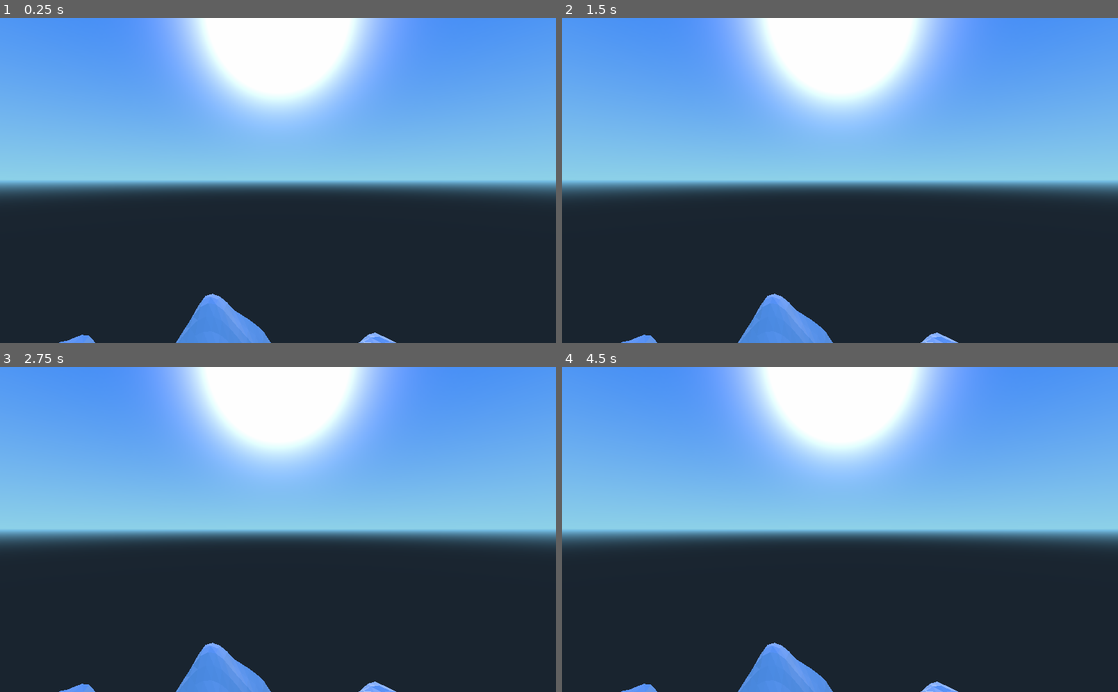
Above: before the commit, frames 1-4 (two rows, left to right).
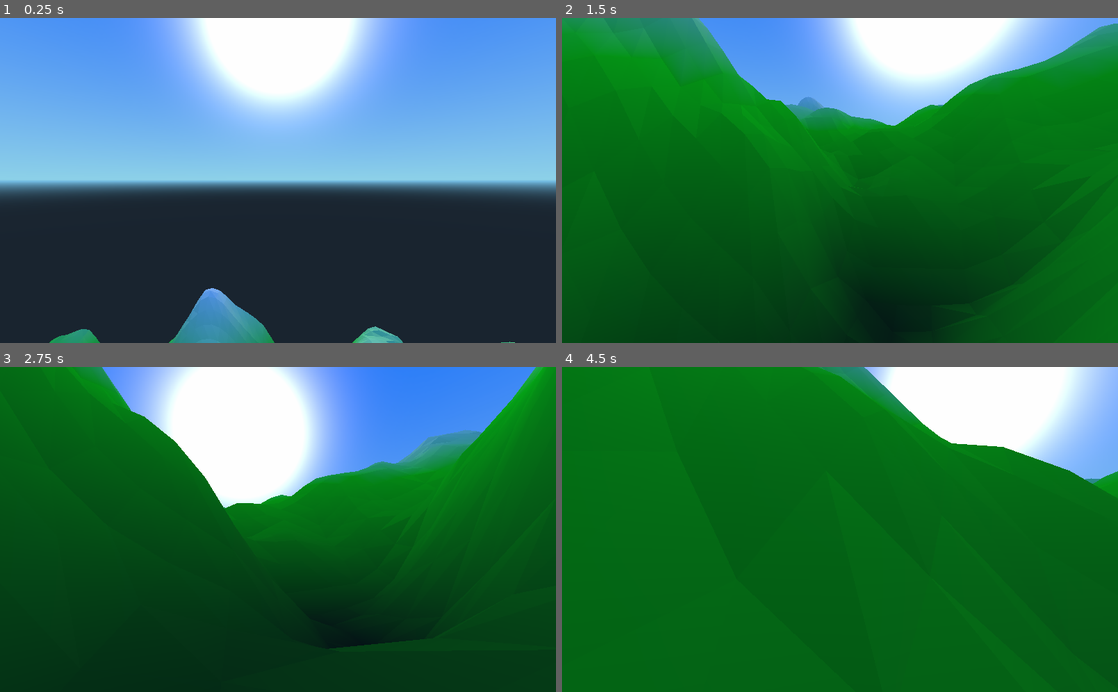
Above: after the commit, the same moments.

Repository: MichaelReel/Mesh_Collider
Game: Godot game, scene res://Root.tscn
The game is run twice, just before and just after one commit, with the same random seed, the same clock (stepped at 60 frames per second) and the same inputs.
Inputs (mouse positions are in pixels of both pictures, inside the frame that each line leads up to):
- Up to frame 1 (0.25 s): no input
- Up to frame 2 (1.5 s): move the mouse to (962, 164) at 0.52 s; hold D (right) 0.53-1.28 s; move the mouse to (728, 196) at 1.27 s; hold X (down) from 1.28 s (still down)
- Up to frame 3 (2.75 s): tap Enter at 2 s; move the mouse to (333, 458) at 2.02 s; release X (down) at 2.03 s; hold D (right) from 2.03 s (still down)
- Up to frame 4 (4.5 s): move the mouse to (812, 594) at 2.77 s; release D (right) at 2.78 s; hold Space (up) 2.78-3.53 s; move the mouse to (1006, 578) at 3.52 s; hold A (left) from 3.53 s (still down); move the mouse to (673, 480) at 4.27 s

The runs differ from the first frame. In frame 1, 2.4% of the frame differs, in the area x 8-93%, y 83-100%; in frame 2, 98%; in frame 3, 94%; in frame 4, 99%, in the area x 0-100%, y 0-100%.
Error before the commit: Parse Error: The method "move_and_slide" isn't declared in the current class. (res://CameraControl.gd:47)

Commit message:
Dropping onto the terrain now has gravity collisions. Sadly, the movement gets quickly restricted.

Diff:
--- a/CameraControl.gd
+++ b/CameraControl.gd
@@ -1,15 +1,19 @@
-extends Spatial
+extends KinematicBody
 
 export var speed = 1.0
 
+var camera                      # Camera node - the first person view
+var camera_holder               # Spatial node holding all we want to rotate on the X (vert) axis
+
+const MOUSE_SENSITIVITY = 0.10  # May need to adjust depending on mouse sensitivity
+
 # Intern variables.
-var dir = Vector3(0.0, 0.0, 0.0)
-
-var camera
-var camera_holder
-
-# May need to adjust depending on mouse sensitivity
-const MOUSE_SENSITIVITY = 0.10
+var vel = Vector3()
+const NORMAL_GRAVITY = -24.8    # Strength of gravity while walking
+const MAX_SPEED = 20            # Fastest player can reach
+const JUMP_SPEED = 18           # Affects how high we can jump
+const ACCEL = 3.5               # How fast we get to top speed
+const DEACCEL = 16              # How fast we come to a complete stop
 const MAX_SLOPE_ANGLE = 40      # Steepest angle we can climb
 
 
@@ -41,19 +45,51 @@
 	if Input.is_action_pressed("right"):
 		dir += cam_xform.basis.x.normalized()
 
+	# Check we're on the floor before we can jump
+	if is_on_floor():
+		if Input.is_action_just_pressed("up"):
+			vel.y = JUMP_SPEED
+
+	# Remove any extra vertical movement from the direction
 	dir.y = 0
 	dir = dir.normalized()
 
-	move_and_slide(dir, Vector3(0,1,0), 0.05, 4, deg2rad(MAX_SLOPE_ANGLE))
+	# Accelerate by normal gravity downwards
+	var grav = NORMAL_GRAVITY
+	vel.y += delta * grav
 
-	dir = Vector3()
+	# Get the current horizontal only movement
+	var hvel = vel
+	hvel.y = 0
 
-	if Input.is_action_pressed("down"):
-		dir.y -= 1.0
-	if Input.is_action_pressed("up"):
-		dir.y += 1.0
+	# Get how far we can move horizontally
+	var target = dir
+	target *= MAX_SPEED
 
-	translate(dir * speed * delta)
+	# Set ac(de)celeration depending on input direction
+	var accel
+	if dir.dot(hvel) > 0:
+		accel = ACCEL
+	else:
+		accel = DEACCEL
+
+	# Interpolate between the current (horizontal) velocity and the intended velocity
+	hvel = hvel.linear_interpolate(target, accel*delta)
+	vel.x = hvel.x
+	vel.z = hvel.z
+
+	# Use the KinematicBody to control physics movement
+	move_and_slide(vel, Vector3(0,1,0), 0.05, 4, deg2rad(MAX_SLOPE_ANGLE))
+
+	## This was only for "Flying" mode - need to turn off gravity to work again
+	# dir = Vector3()
+
+	# if Input.is_action_pressed("down"):
+	# 	dir.y -= 1.0
+	# if Input.is_action_pressed("up"):
+	# 	dir.y += 1.0
+
+	# translate(dir * speed * delta)
 
 
 func _input(event):
--- a/Graph.gd
+++ b/Graph.gd
@@ -214,7 +214,7 @@
 		var new_height = base_height
 		var amp = start_amp
 		for p in hashes:
-			new_height += p.getHash(v.pos.x, v.pos.z) * amp
+			new_height += p.getHash(v.pos.x + x_offset, v.pos.z + z_offset) * amp
 			amp *= amp_multiplier
 		v.set_height(new_height)
 		min_height = min(min_height, new_height)
--- a/Land.gd
+++ b/Land.gd
@@ -12,7 +12,6 @@
 ]
 
 var render_as = 2
-var color_scale
 
 func _ready():
 	graph = Graph.new()
@@ -23,6 +22,10 @@
 	# Creating drawing elements
 	# Create a mesh from the voronoi site info
 	self.set_mesh(create_mesh())
+
+	var parent = $"/root/Root/Terrain"
+	var shape = self.create_trimesh_collision()
+	parent.add_child(shape)
 
 func add_base_height_features():
 
@@ -68,13 +71,13 @@
 
 		Mesh.PRIMITIVE_TRIANGLES:
 			# Recalculate the colour scale
-			color_scale = (2.0 / (graph.max_height - graph.min_height))
+			var color_scale = (2.0 / (graph.max_height - graph.min_height))
 
 			surfTool.begin(Mesh.PRIMITIVE_TRIANGLES)
 			for tri in graph.triangles:
-				add_coloured_vertex(surfTool, tri.v1.pos)
-				add_coloured_vertex(surfTool, tri.v3.pos)
-				add_coloured_vertex(surfTool, tri.v2.pos)
+				add_coloured_vertex(surfTool, tri.v1.pos, color_scale)
+				add_coloured_vertex(surfTool, tri.v3.pos, color_scale)
+				add_coloured_vertex(surfTool, tri.v2.pos, color_scale)
 
 			# surfTool.index()
 			surfTool.generate_normals()
@@ -86,7 +89,7 @@
 	surfTool.commit(mesh)
 	return mesh
 
-func add_coloured_vertex(surfTool, pos):
+func add_coloured_vertex(surfTool, pos, color_scale):
 	var height = pos.y
 	var red = max(((height - graph.min_height) * color_scale) - 1.0, 0.0)
 	var green = min((height - graph.min_height) * color_scale, 1.0)
--- a/Root.tscn
+++ b/Root.tscn
@@ -1,7 +1,24 @@
-[gd_scene load_steps=3 format=2]
+[gd_scene load_steps=6 format=2]
 
 [ext_resource path="res://Land.gd" type="Script" id=1]
 [ext_resource path="res://CameraControl.gd" type="Script" id=2]
+
+[sub_resource type="Shader" id=1]
+
+code = "shader_type spatial;
+
+void fragment() {
+    ALBEDO = COLOR.rgb;
+}"
+
+[sub_resource type="ShaderMaterial" id=2]
+
+render_priority = 0
+shader = SubResource( 1 )
+
+[sub_resource type="SphereShape" id=3]
+
+radius = 1.0
 
 [node name="Root" type="Spatial" index="0"]
 
@@ -13,7 +30,7 @@
 [node name="Land" type="MeshInstance" parent="Terrain" index="0"]
 
 layers = 1
-material_override = null
+material_override = SubResource( 2 )
 cast_shadow = 1
 extra_cull_margin = 0.0
 use_in_baked_light = false
@@ -24,6 +41,7 @@
 mesh = null
 skeleton = NodePath("..")
 script = ExtResource( 1 )
+_sections_unfolded = [ "Geometry" ]
 
 [node name="PlayerBody" type="KinematicBody" parent="." index="1"]
 
@@ -61,3 +79,8 @@
 near = 0.05
 far = 100.0
 _sections_unfolded = [ "Transform" ]
+
+[node name="CollisionShape" type="CollisionShape" parent="PlayerBody" index="1"]
+
+shape = SubResource( 3 )
+disabled = false
